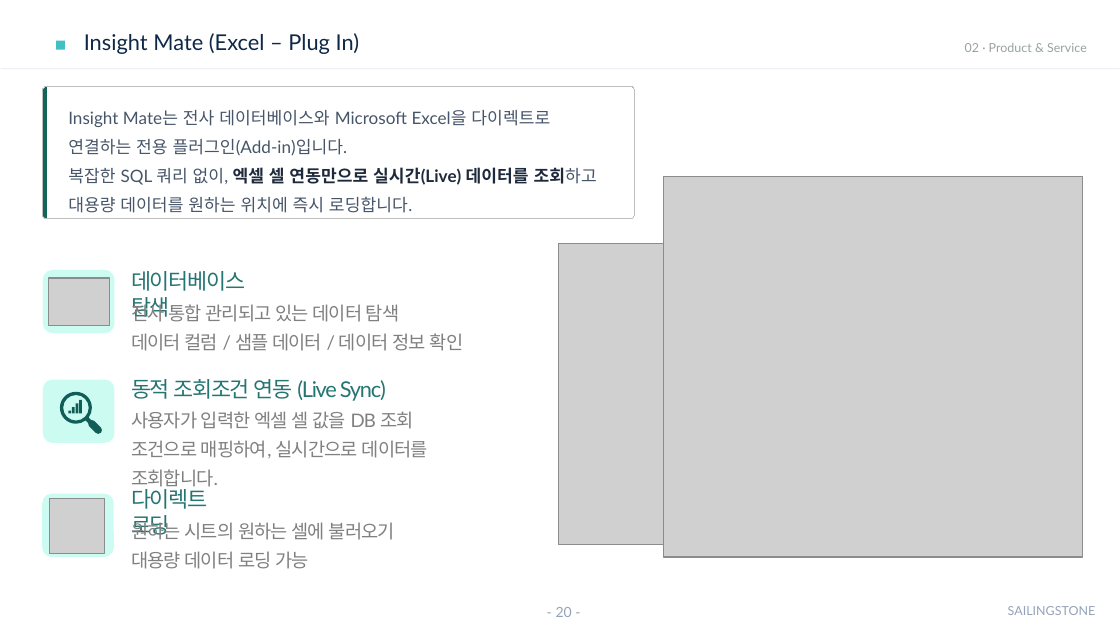
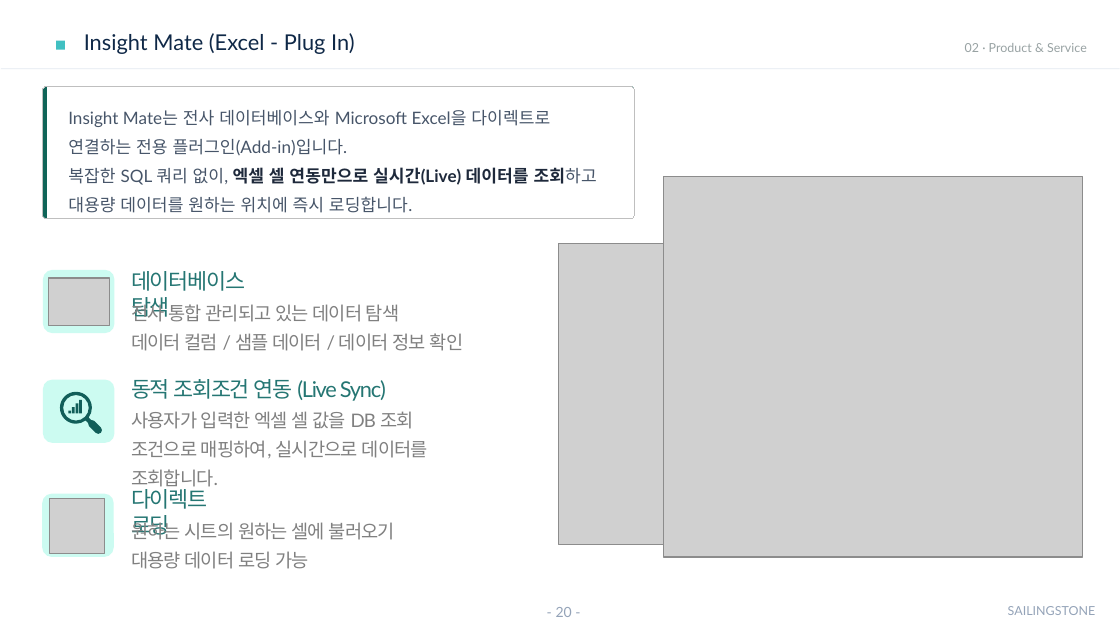
Before and after one commit to sellect-team/doc, a slide deck: slide 20 of docs/company/_source/company-intro-2026.pptx. Drawn at 1120x630 pixels with LibreOffice and Linux fonts; fonts in the diff are those of the drawing; grey boxes stand for pictures. Boxes give left, top, right and bottom in pixels: in the first picture for what was removed or moved away, otherwise in the second. Text is boxed around its words. In the diff, an @@ line names an element or a change of style, - is before the commit and + after.

```diff
--- a/docs/company/_source/company-intro-2026.pptx
+++ b/docs/company/_source/company-intro-2026.pptx
@@ title at bbox=[84, 33, 355, 54]: text changed @@
-Insight Mate (Excel – Plug In)
+Insight Mate (Excel - Plug In)
```
Also in this commit, not shown: 2 other slides changed, 13 other files.
